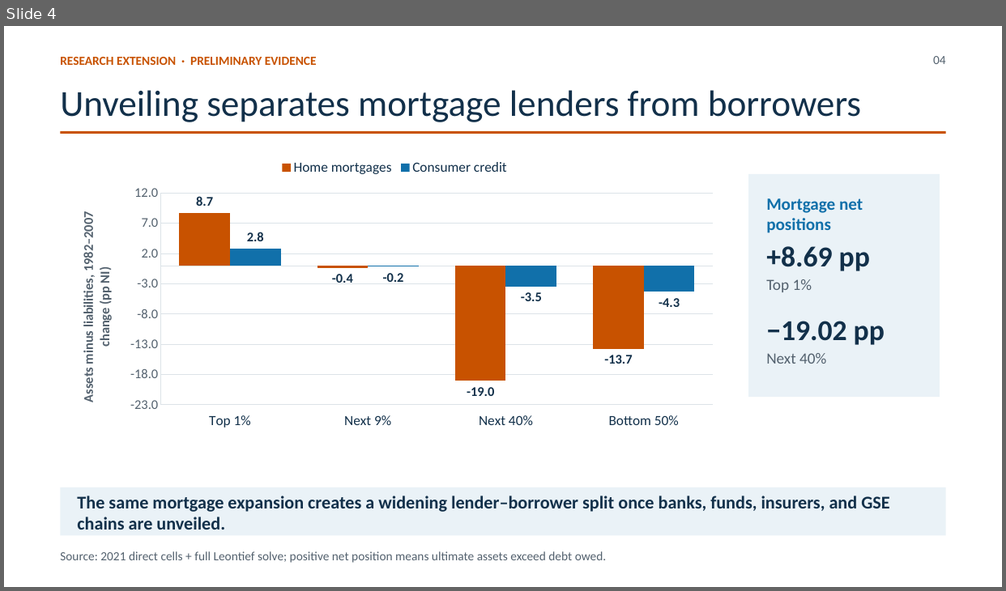
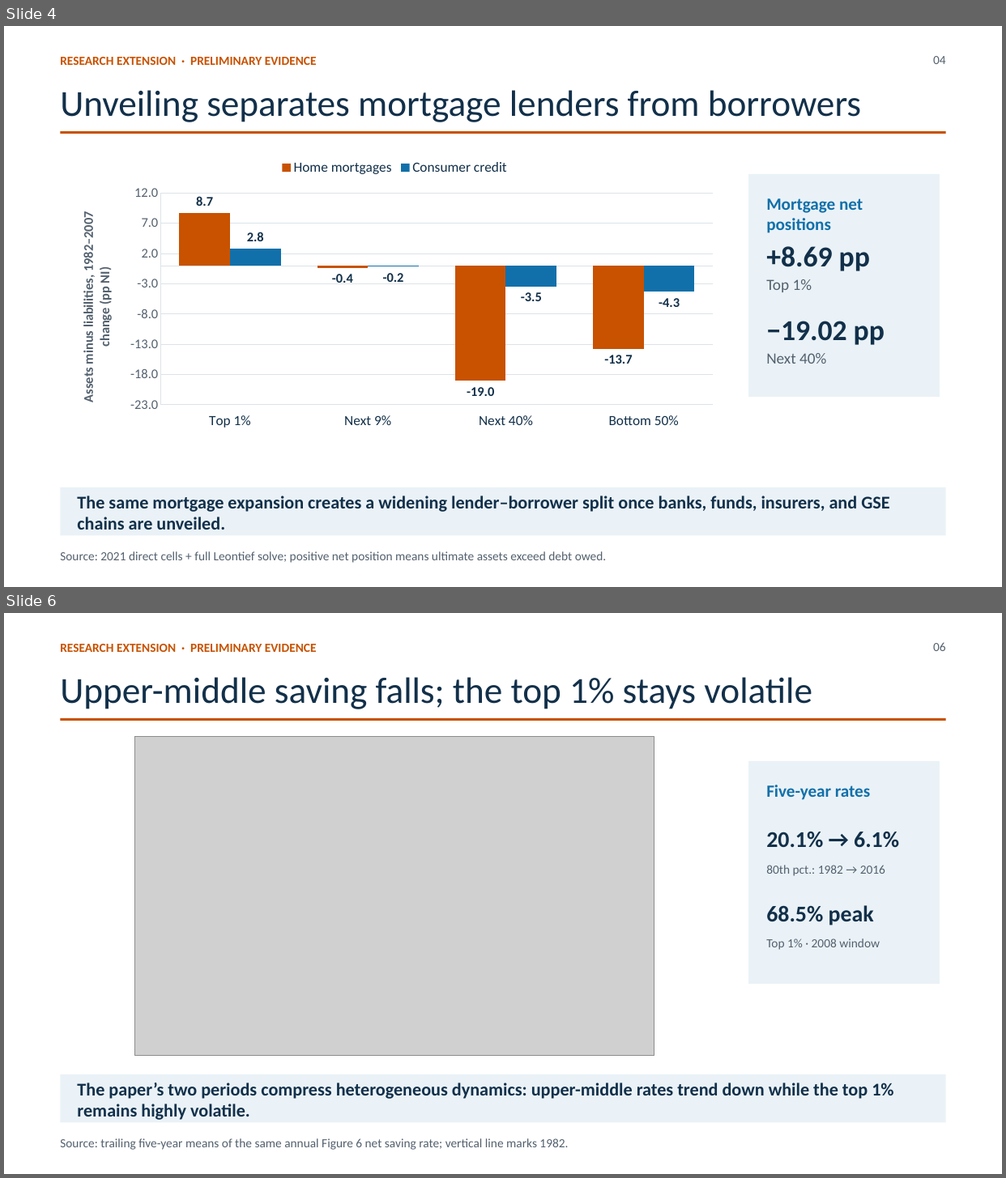
Before and after one commit to lorenz-gorini/mian-sufi-straub2025-saving-glut-replication, a slide deck: Presentation/7_debt_composition_extension/presentation.pptx. Shown one above the other, each under a label of ours: slide 4 before the commit, slides 4 and 6 after it; the slides between them are not shown. The pictures are 1006x591 and 1006x1178 pixels, drawn with LibreOffice and Linux fonts; fonts in the diff are those of the drawing; grey boxes stand for pictures. Boxes give left, top, right and bottom in pixels: in the first picture for what was removed or moved away, otherwise in the second. Text is boxed around its words. In the diff, an @@ line names an element or a change of style, - is before the commit and + after.

Commit message:
Refresh comparison + extension presentation decks
- add direct Figure 6 and Figure 8 comparisons
- move wealth and heatmap diagnostics to the extension deck
- update presentation sources, QA contracts, and project records

```diff
--- a/Presentation/7_debt_composition_extension/presentation.pptx
+++ b/Presentation/7_debt_composition_extension/presentation.pptx
@@ slide 6 added at <box>4,613,1002,1174</box>, background #FFFFFF @@
@@ text added at <box>60,644,317,652</box>, 12 pt, text #C85200, bold @@
+RESEARCH EXTENSION · PRELIMINARY EVIDENCE
@@ text added at <box>933,642,946,651</box>, 12 pt, text #53616E @@
+06
@@ text added at <box>60,677,812,709</box>, 35.2 pt, text #12304A @@
+Upper-middle saving falls; the top 1% stays volatile
@@ rectangle added at <box>60,718,946,721</box>, fill #C85200 @@
@@ picture added at <box>135,736,654,1056</box> @@
@@ rectangle added at <box>749,761,940,984</box>, fill #EAF2F7 @@
@@ text added at <box>766,785,870,800</box>, 16.5 pt, text #1170AA, bold @@
+Five-year rates
@@ text added at <box>766,831,899,848</box>, 21.8 pt, text #12304A, bold @@
+20.1% → 6.1%
@@ text added at <box>766,865,885,876</box>, 12 pt, text #53616E @@
+80th pct.: 1982 → 2016
@@ text added at <box>766,905,874,926</box>, 21.8 pt, text #12304A, bold @@
+68.5% peak
@@ text added at <box>766,939,880,950</box>, 12 pt, text #53616E @@
+Top 1% · 2008 window
@@ rectangle added at <box>60,1075,946,1123</box>, fill #EAF2F7 @@
@@ text added at <box>77,1083,893,1120</box>, 17.2 pt, text #12304A, bold @@
+The paper’s two periods compress heterogeneous dynamics: upper-middle rates trend down while the top 1% remains highly volatile.
@@ text added at <box>60,1139,568,1150</box>, 12 pt, text #53616E @@
+Source: trailing five-year means of the same annual Figure 6 net saving rate; vertical line marks 1982.
```
Also in this commit, not shown: 1 slide changed, 1 other slide added, 21 other files.
